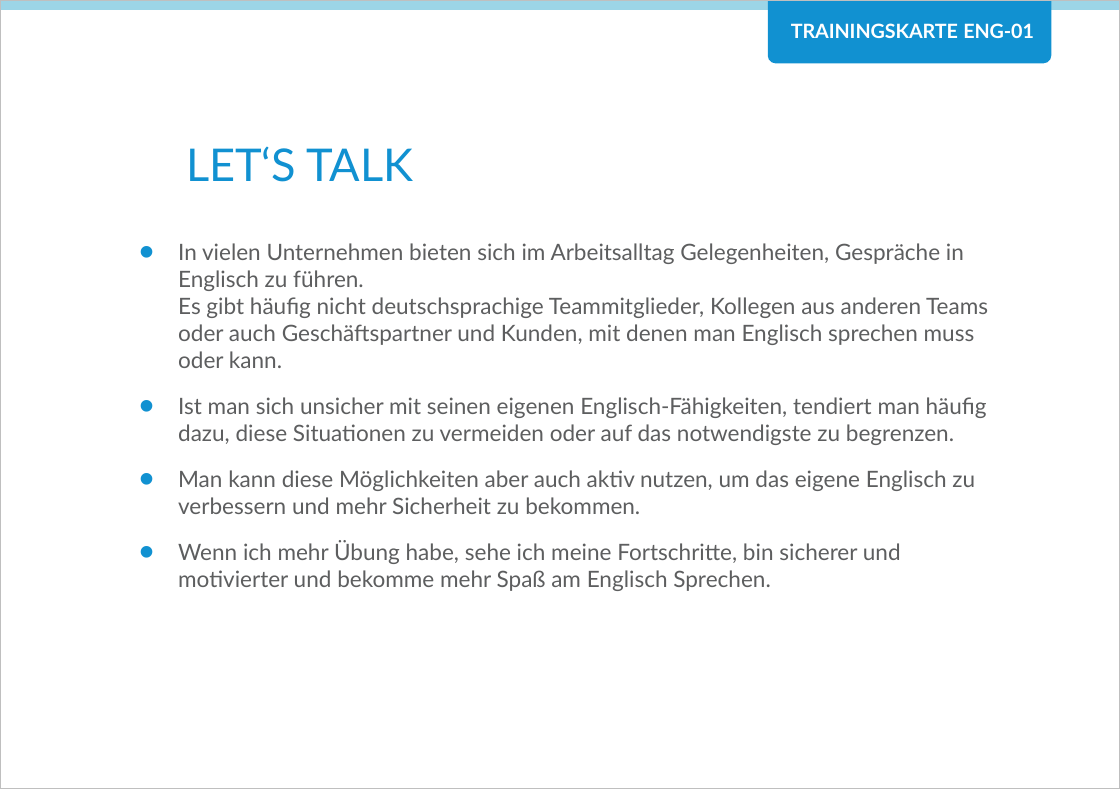
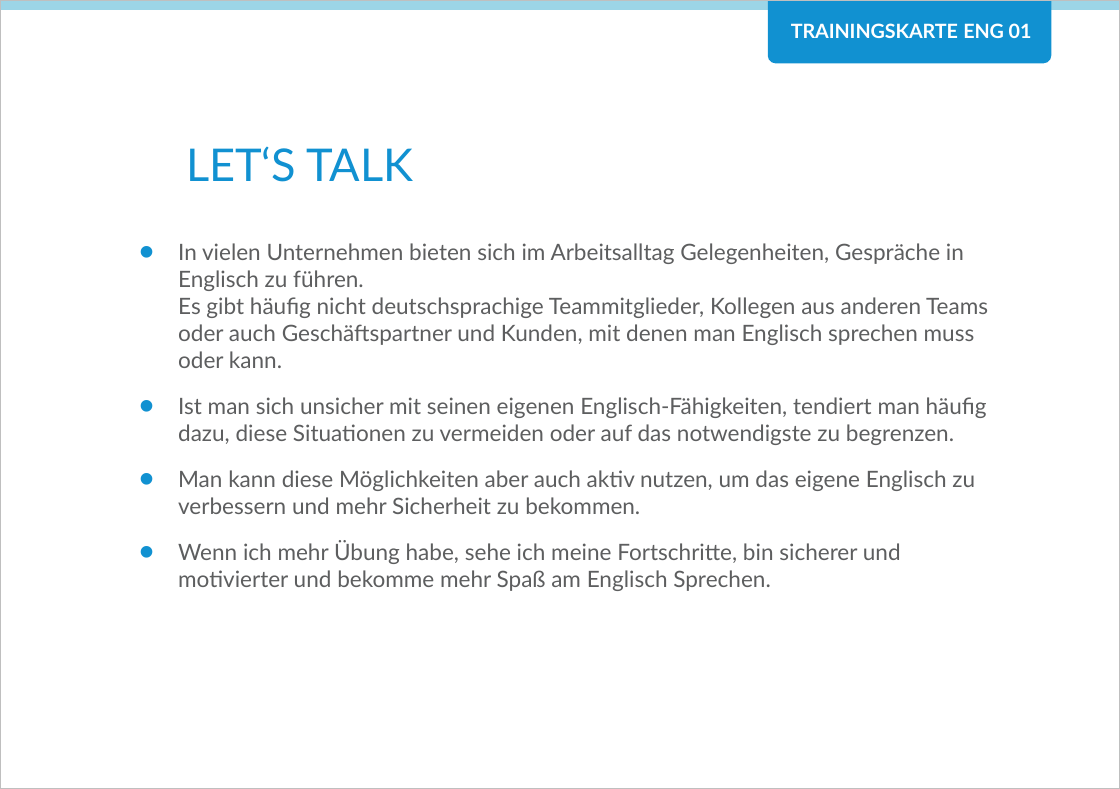
Before and after one commit to Teamtool/training-materials, a slide deck: slide 1 of agile moves/English (ENG)/ger_ENG_01_Lets_talk.pptx. Drawn at 1120x789 pixels with LibreOffice and Linux fonts; fonts in the diff are those of the drawing; background and template pictures are left out. Boxes give left, top, right and bottom in pixels: in the first picture for what was removed or moved away, otherwise in the second. Text is boxed around its words. In the diff, an @@ line names an element or a change of style, - is before the commit and + after.

```diff
--- a/agile moves/English (ENG)/ger_ENG_01_Lets_talk.pptx
+++ b/agile moves/English (ENG)/ger_ENG_01_Lets_talk.pptx
@@ text at (791,23,1032,38): text changed @@
-TRAININGSKARTE ENG-01
+TRAININGSKARTE ENG 01
```
Also in this commit, not shown: 1 other slide changed, 2 other files.
